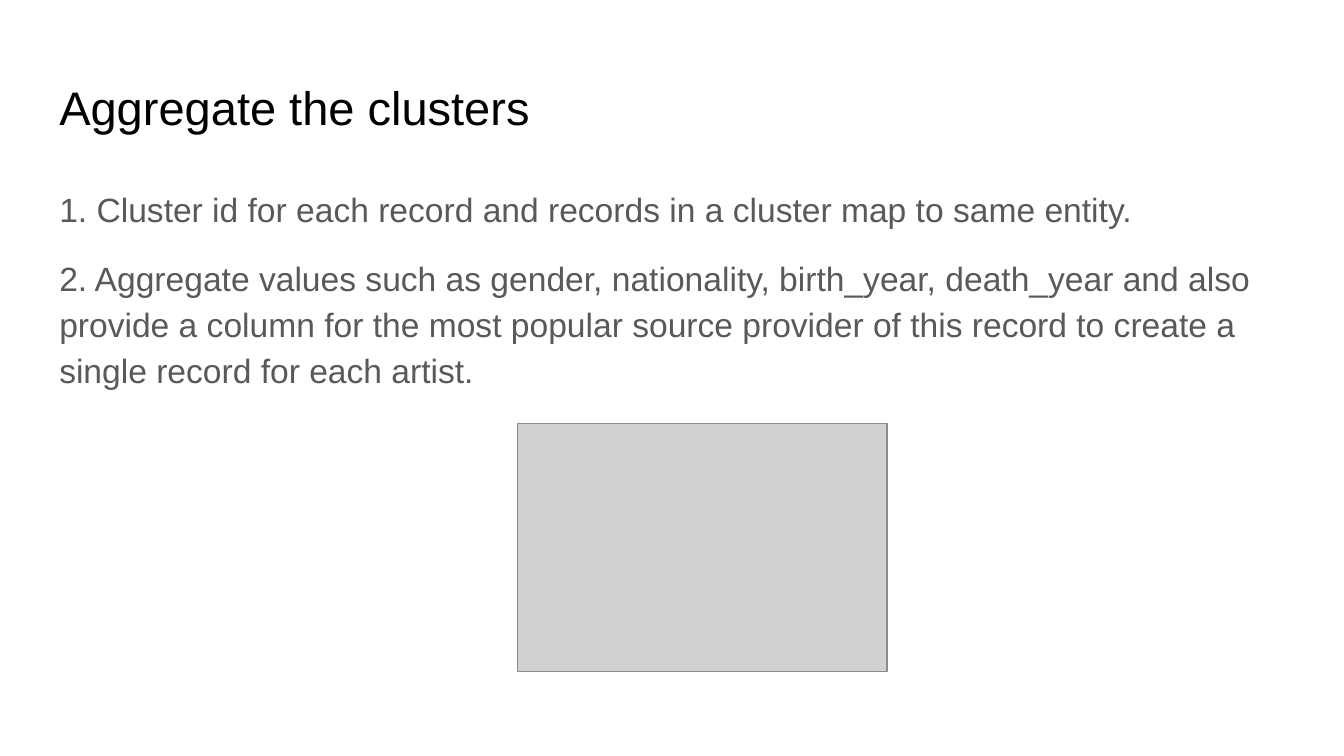
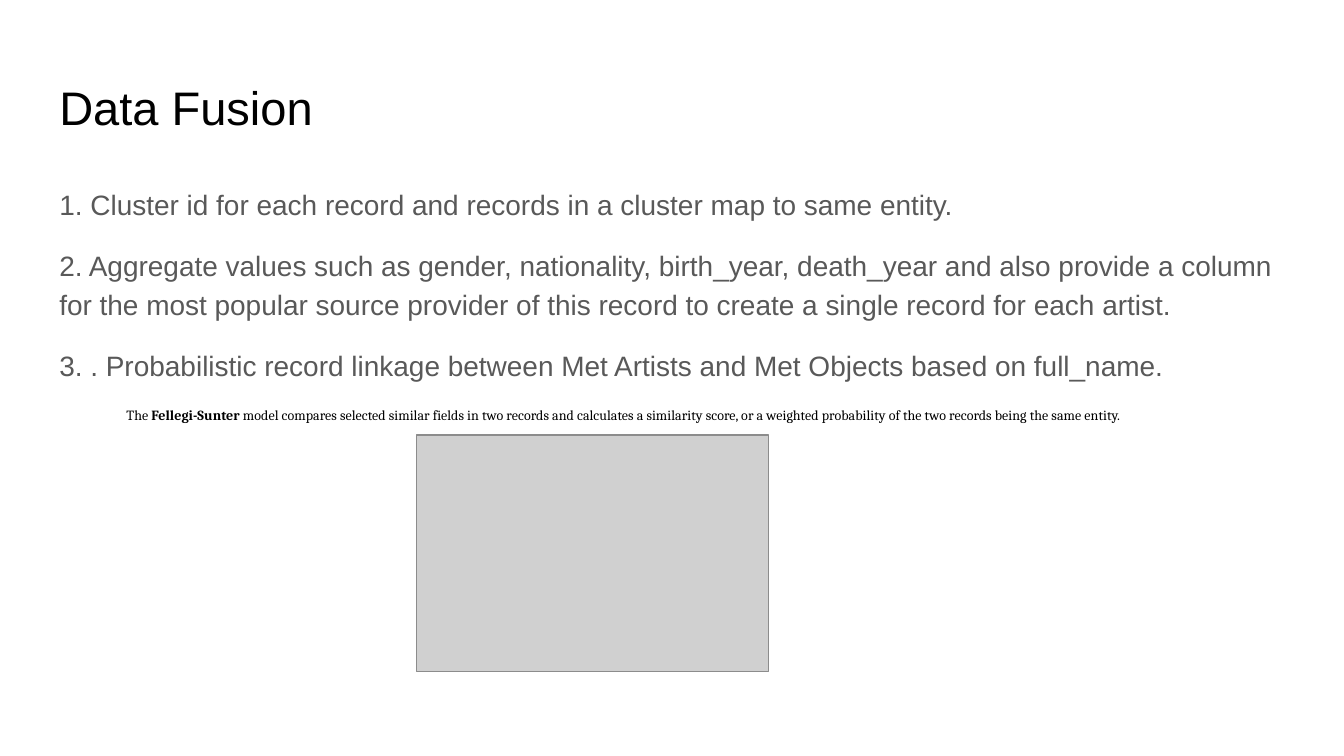
Before and after one commit to IITTeaching/cs520-f23-group-23, a slide deck: slide 18 of main-520-project/CS 520 Data Curation.pptx (slide 15 before the commit). Drawn at 1344x756 pixels with LibreOffice and Linux fonts; fonts in the diff are those of the drawing; grey boxes stand for pictures. Boxes give left, top, right and bottom in pixels: in the first picture for what was removed or moved away, otherwise in the second. Text is boxed around its words. In the diff, an @@ line names an element or a change of style, - is before the commit and + after.

```diff
--- a/main-520-project/CS 520 Data Curation.pptx
+++ b/main-520-project/CS 520 Data Curation.pptx
@@ title at box(59, 91, 313, 126): text changed @@
-Aggregate the clusters
+Data Fusion
@@ text at box(59, 194, 1271, 320): size 18 to 15 pt in "1. Cluster id for each record and ...", "2. Aggregate values such as gender, nationality, ..."; less space between paragraphs @@
@@ text at box(59, 355, 1163, 423): paragraphs added @@
+3. . Probabilistic record linkage between Met Artists and Met Objects based on full_name.
+The Fellegi-Sunter model compares selected similar fields in two records and calculates a similarity score, or a weighted probability of the two records being the same entity.
@@ picture: place and size @@
-picture at box(517, 423, 887, 671)
+picture at box(417, 435, 769, 672)
```
Also in this commit, not shown: 6 other slides changed, 4 slides added, 1 slide removed.
